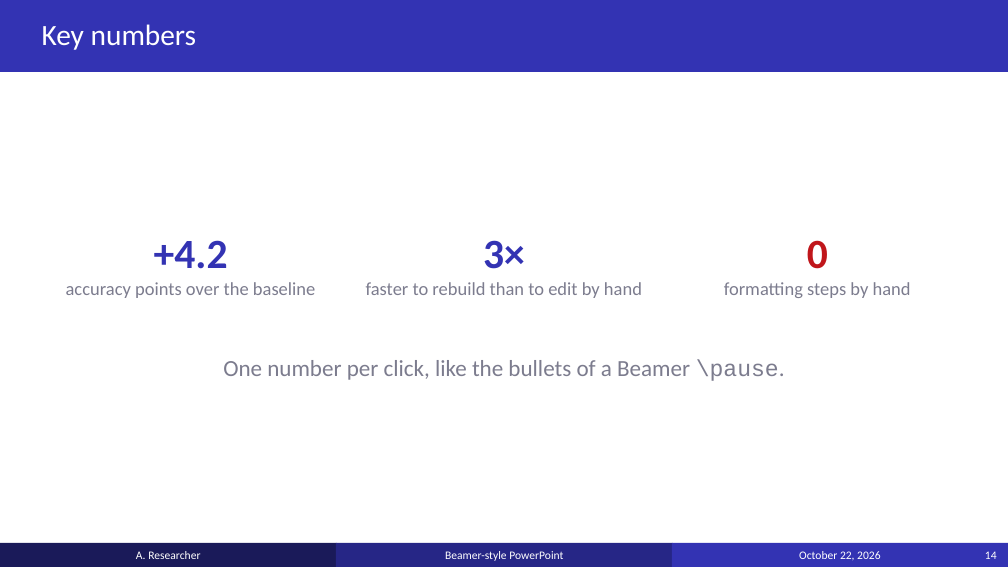
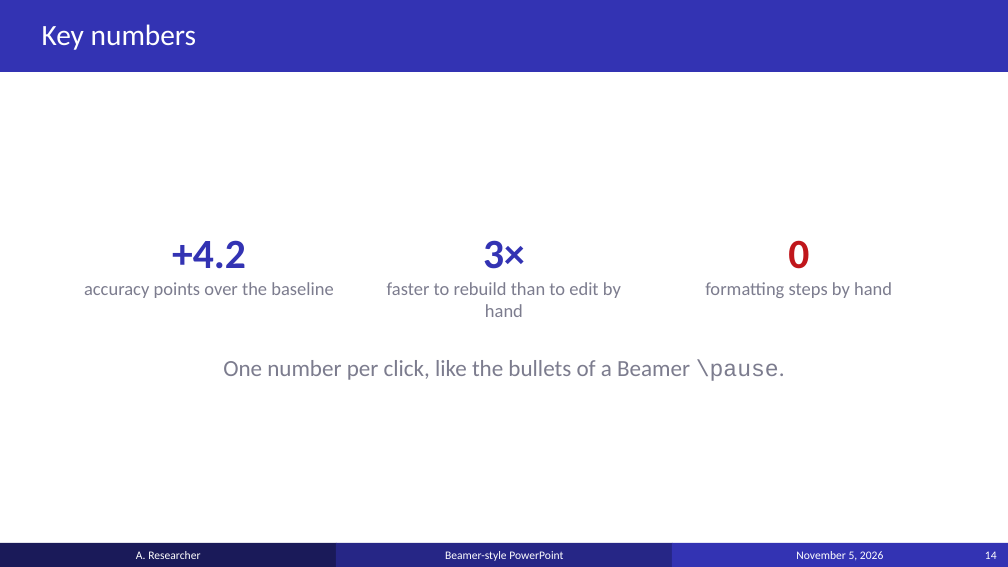
Before and after one commit to anoted/ppt-templated, a slide deck: slide 14 of examples/example_deck.pptx. Drawn at 1008x567 pixels with LibreOffice and Linux fonts; fonts in the diff are those of the drawing. Boxes give left, top, right and bottom in pixels: in the first picture for what was removed or moved away, otherwise in the second. Text is boxed around its words. In the diff, an @@ line names an element or a change of style, - is before the commit and + after.

```diff
--- a/examples/example_deck.pptx
+++ b/examples/example_deck.pptx
@@ text "+4.2": place and size @@
-text "+4.2" at <box>66,240,315,298</box>
+text "+4.2" at <box>84,240,333,298</box>
@@ text "3×" rewrapped from <box>366,240,642,298</box> to <box>387,240,621,317</box> @@
@@ text "0": place and size @@
-text "0" at <box>724,240,911,298</box>
+text "0" at <box>705,240,892,298</box>
@@ text in rectangle at <box>796,551,883,560</box>: text changed @@
-October 22, 2026
+November 5, 2026
```
Also in this commit, not shown: 22 other slides changed, 6 slides added, 34 other files.
